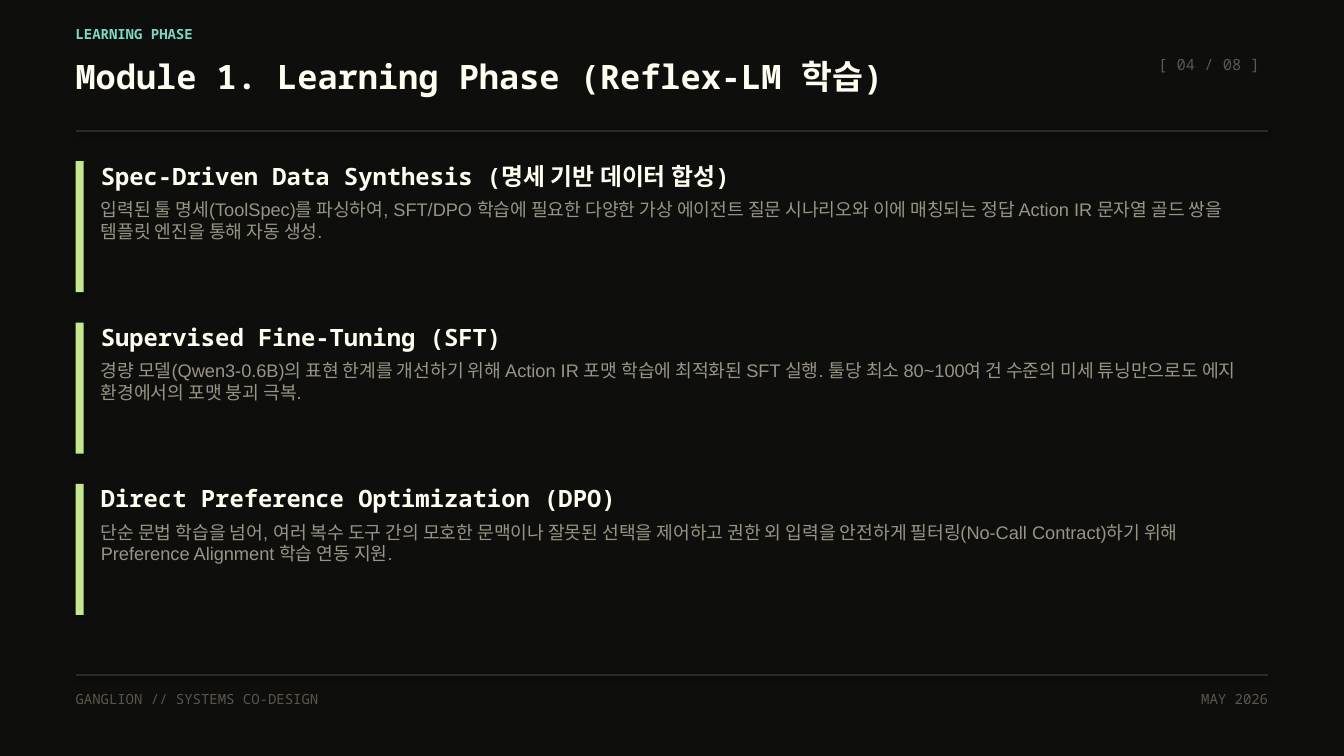
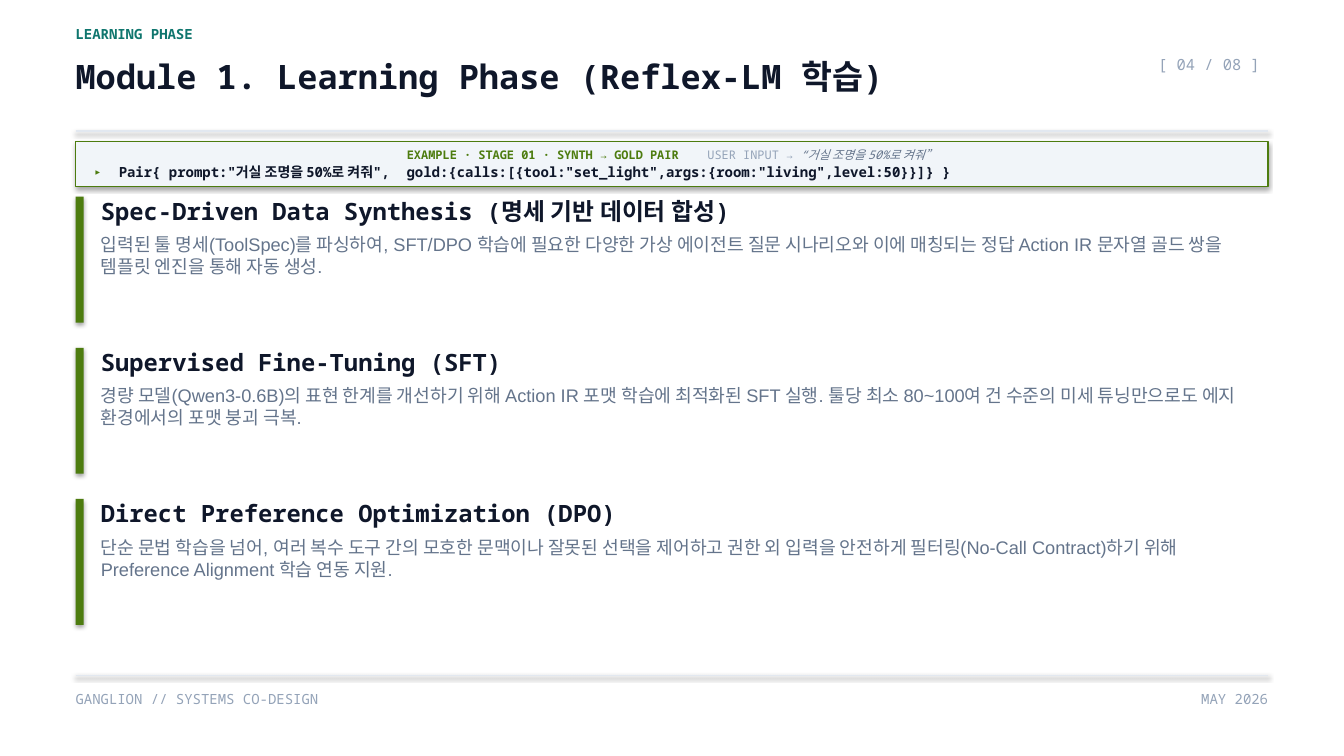
Before and after one commit to rixile9999/ganglion, a slide deck: slide 4 of web/slides.pptx. Drawn at 1344x756 pixels with LibreOffice and Linux fonts; fonts in the diff are those of the drawing. Boxes give left, top, right and bottom in pixels: in the first picture for what was removed or moved away, otherwise in the second. Text is boxed around its words. In the diff, an @@ line names an element or a change of style, - is before the commit and + after.

```diff
--- a/web/slides.pptx
+++ b/web/slides.pptx
@@ background #0E0E0C to #FFFFFF @@
@@ text "LEARNING PHASE" at bbox=[76, 29, 193, 39]: text colour #7DD8C6 to #0F766E @@
@@ text "Module 1. Learning Phase (Reflex-LM ..." at bbox=[76, 60, 883, 98]: text colour #FFFCF0 to #0F172A @@
@@ line (76, 131) - (1268, 131): stroke #2A2A26 1.5 pt to #E2E8F0 1 pt @@
@@ rectangle added at bbox=[76, 141, 1268, 187], fill #F1F5F9, outline #4D7C0F 0.75 pt, 10 pt, text #0F172A, bold @@
+EXAMPLE · STAGE 01 · SYNTH → GOLD PAIR USER INPUT → “거실 조명을 50%로 켜줘”
+▸ Pair{ prompt:"거실 조명을 50%로 켜줘", gold:{calls:[{tool:"set_light",args:{room:"living",level:50}}]} }
@@ fill #C3E88D to #4D7C0F in 3 elements at bbox=[76, 499, 84, 625], bbox=[76, 348, 84, 474], bbox=[76, 197, 84, 323] @@
@@ rectangle: place and size @@
-rectangle at bbox=[76, 161, 84, 292]
+rectangle at bbox=[76, 197, 84, 323]
@@ text "Spec-Driven Data Synthesis (명세 기반 ...": place and size @@
-text "Spec-Driven Data Synthesis (명세 기반 ..." at bbox=[101, 165, 1222, 240]
+text "Spec-Driven Data Synthesis (명세 기반 ..." at bbox=[101, 200, 1222, 275]
@@ text "Spec-Driven Data Synthesis (명세 기반 ..." at bbox=[101, 200, 1222, 275]: text colour #FFFCF0 to #0F172A in "Spec-Driven Data Synthesis (명세 기반 데이터 합성)"; text colour #9A9485 to #64748B in "입력된 툴 명세(ToolSpec)를 파싱하여, SFT/DPO 학습에 필요한 ..." @@
@@ rectangle: place and size @@
-rectangle at bbox=[76, 323, 84, 454]
+rectangle at bbox=[76, 348, 84, 474]
@@ text "Supervised Fine-Tuning (SFT)": place and size @@
-text "Supervised Fine-Tuning (SFT)" at bbox=[101, 327, 1235, 401]
+text "Supervised Fine-Tuning (SFT)" at bbox=[101, 352, 1235, 426]
@@ text "Supervised Fine-Tuning (SFT)" at bbox=[101, 352, 1235, 426]: text colour #FFFCF0 to #0F172A in "Supervised Fine-Tuning (SFT)"; text colour #9A9485 to #64748B in "경량 모델(Qwen3-0.6B)의 표현 한계를 개선하기 위해 Action ..." @@
@@ rectangle: place and size @@
-rectangle at bbox=[76, 484, 84, 615]
+rectangle at bbox=[76, 499, 84, 625]
@@ text "Direct Preference Optimization (DPO)": place and size @@
-text "Direct Preference Optimization (DPO)" at bbox=[101, 488, 1177, 564]
+text "Direct Preference Optimization (DPO)" at bbox=[101, 503, 1177, 580]
@@ text "Direct Preference Optimization (DPO)" at bbox=[101, 503, 1177, 580]: text colour #FFFCF0 to #0F172A in "Direct Preference Optimization (DPO)"; text colour #9A9485 to #64748B in "단순 문법 학습을 넘어, 여러 복수 도구 ..." @@
@@ line (76, 676) - (1268, 676): stroke #2A2A26 1.5 pt to #E2E8F0 1 pt @@
@@ text colour #5C564B to #94A3B8 in 3 elements at bbox=[1177, 59, 1242, 70], bbox=[76, 694, 318, 704], bbox=[1201, 694, 1268, 704] @@
```
Also in this commit, not shown: 7 other slides changed, 1 other file.
